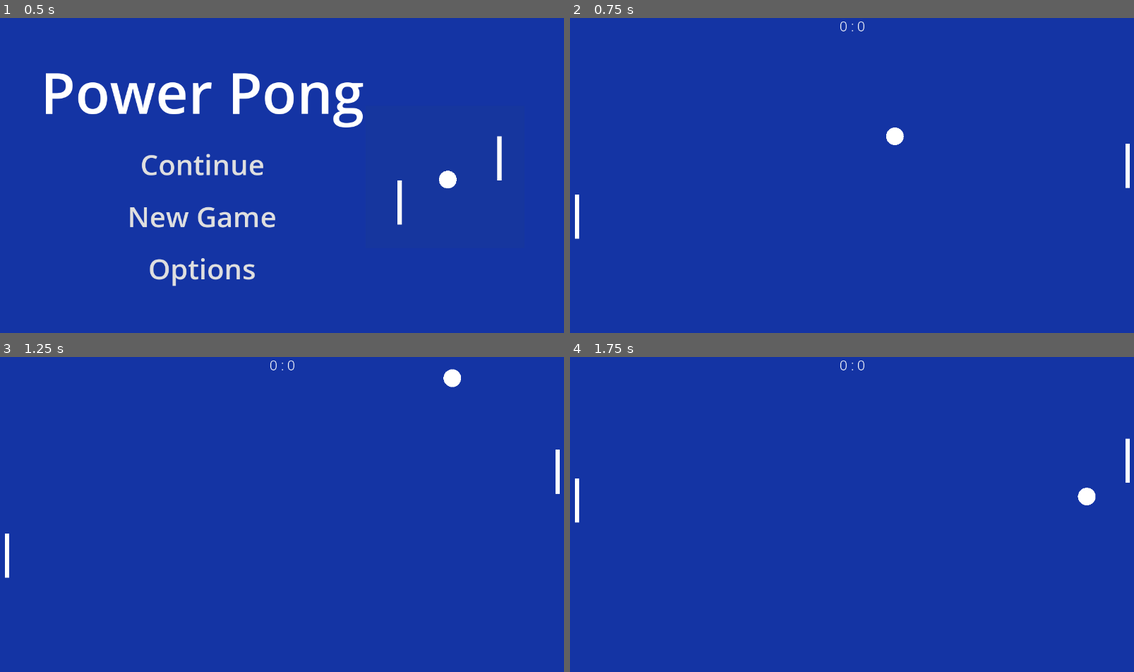
Above: before the commit, frames 1-4 (two rows, left to right).
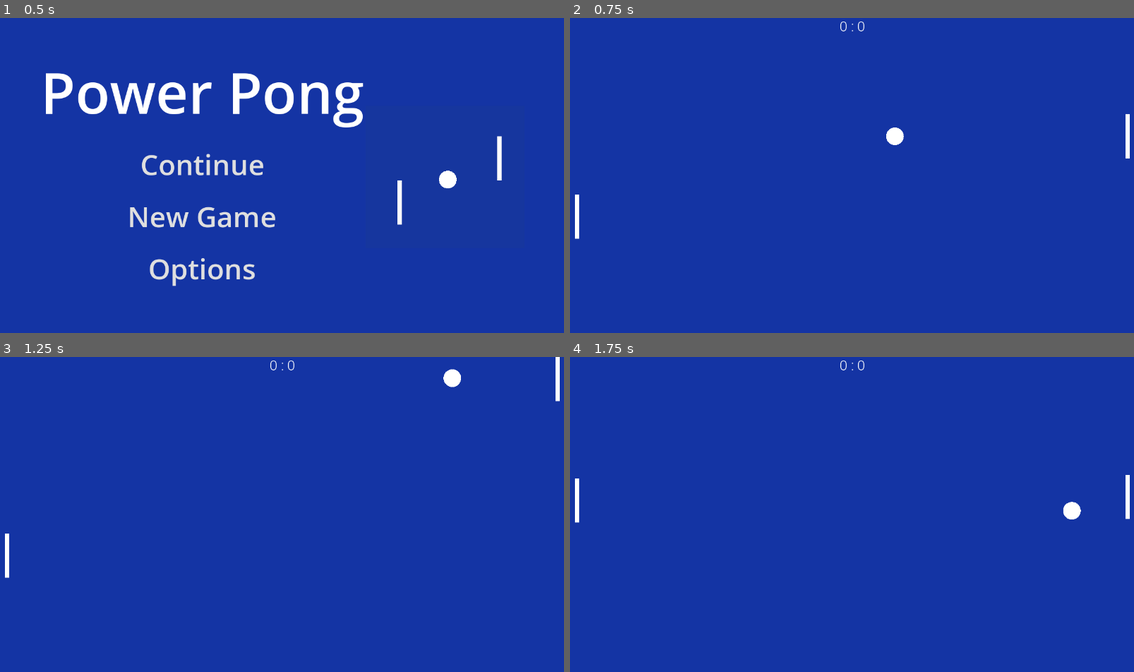
Above: after the commit, the same moments.

Repository: tjreed15/pong
Game: Godot game, scene res://scenes/menu/Menu.tscn
Two runs of this game, one before a commit and one after it. Both use one fixed random seed, a clock stepped at 60 frames per second and the inputs below.
Inputs (mouse positions are in pixels of both pictures, inside the frame that each line leads up to):
- Up to frame 1 (0.5 s): no input
- Up to frame 2 (0.75 s): click "New Game" at 0.5 s
- Up to frame 3 (1.25 s): no input
- Up to frame 4 (1.75 s): move the mouse to (976, 498) at 1.27 s

Frame 1 is identical in both runs. In frame 2, 0.1% of the frame differs, in the area x 98-100%, y 30-55%; in frame 3, 0.2%; in frame 4, 0.5%, in the area x 87-100%, y 25-52%.

Commit message:
Cleaned up controller code

Diff:
--- a/godot/controllers/AIController.gd
+++ b/godot/controllers/AIController.gd
@@ -1,13 +1,18 @@
 class_name AIController extends Node
 
-@export var maxSpeed: float = 150.0
+@export var maxSpeed: float = 1000.0
+@export var deviations: float = 3 # Number of stdevs to fall on paddle
 @export var lingerSpeed: float = maxSpeed/2.0
 
 @onready var paddle: Paddle = self.get_parent()
 @onready var ball: Ball = get_node("/root/Main/Ball")
 
-# Called every frame. 'delta' is the elapsed time since the previous frame.
-func _process(delta: float) -> void:
+var paddleOffset: float = 0
+
+func _ready() -> void:
+	SignalBus.ball_collided.connect(self.ball_collided)
+
+func _physics_process(delta: float) -> void:
 	if not self.ball:
 		return
 	if sign(self.ball.velocity.x) * sign(self.paddle.get_normal().x) == -1:
@@ -15,12 +20,16 @@
 	else:
 		self.__linger(delta)
 
+func ball_collided(_ball: Ball, with: Object) -> void:
+	if with == self.paddle:
+		self.paddleOffset = randfn(0, self.paddle.colorRect.size.y/(2*self.deviations))
+
 func __linger(delta: float):
-	self.__move_towards(720/2.0, self.lingerSpeed * delta)
+	self.__move_towards(Constants.SCREEN_CENTER.y, self.lingerSpeed * delta)
 
 func __move_towards_ball(delta: float):
-	self.__move_towards(self.ball.position.y, self.maxSpeed*delta)
+	self.__move_towards(self.ball.global_position.y - self.paddleOffset, self.maxSpeed*delta)
 
 func __move_towards(y_pos: float, speed: float):
 	var distance = y_pos - self.paddle.global_position.y
-	self.paddle.global_position.y += sign(distance) * min(abs(distance), speed)
+	self.paddle.move_and_collide(Vector2(0, sign(distance) * min(abs(distance), speed)))
--- a/godot/controllers/BallController.gd
+++ /dev/null
@@ -1,7 +0,0 @@
-extends Node
-
-@onready var ball: Ball = self.get_parent()
-
-func _on_ball_area_entered(area: Area2D) -> void:
-	if area.has_method("get_normal"):
-		ball.bounce(area.get_normal())
--- /dev/null
+++ b/godot/controllers/GameController.gd
@@ -0,0 +1,6 @@
+class_name GameController extends Node
+
+
+func _process(_delta: float) -> void:
+	if Input.is_action_just_pressed("pause"):
+		get_tree().paused = not get_tree().paused
--- a/godot/controllers/PlayerController.gd
+++ b/godot/controllers/PlayerController.gd
@@ -3,6 +3,6 @@
 
 @onready var paddle: Paddle = get_parent()
 
-func _process(_delta: float) -> void:
+func _physics_process(_delta: float) -> void:
 	var vel = Vector2(0, get_viewport().get_mouse_position().y - self.paddle.global_position.y)
-	paddle.move_and_collide(vel)
+	self.paddle.move_and_collide(vel)
--- a/godot/core/Ball.gd
+++ b/godot/core/Ball.gd
@@ -1,10 +1,13 @@
 class_name Ball extends CharacterBody2D
 
 const MAX_BOUNCE_ANGLE: float = PI/4
+const MIN_SPEED: float = 100
+const MAX_SPEED: float = 3000
 
 @onready var colorRect: ColorRect = $ColorRect
 @onready var collisionShape: CollisionShape2D = $CollisionShape2D
 
+@export var initial_speed: float = 800.0
 @export var color: Color = Color.WHITE :
 	set(new_value):
 		color = new_value
@@ -12,15 +15,18 @@
 			await ready
 		self.colorRect.color = new_value
 
-func _process(delta: float) -> void:
+func _physics_process(delta: float) -> void:
 	var collisionInfo = self.move_and_collide(self.velocity * delta)
 	if collisionInfo:
 		self.velocity = self.__get_velocity_from_collision(collisionInfo)
 		SignalBus.ball_collided.emit(self, collisionInfo.get_collider())
+
+func set_speed(speed: float) -> void:
+	self.velocity = self.velocity.normalized() * clampf(speed, MIN_SPEED, MAX_SPEED)
 
 func __get_velocity_from_collision(collisionInfo: KinematicCollision2D) -> Vector2:
 	var vel = self.velocity.bounce(collisionInfo.get_normal())
 	var normalized_vel = Vector2(abs(vel.x), vel.y).normalized()
 	var angle = clamp(normalized_vel.angle(), -MAX_BOUNCE_ANGLE, MAX_BOUNCE_ANGLE)
 	var vel_dir = Vector2.RIGHT.rotated(angle)
-	return Vector2(vel_dir.x * sign(vel.x), vel_dir.y) * vel.length()
+	return Vector2(vel_dir.x * sign(vel.x), vel_dir.y) * min(vel.length(), MAX_SPEED)
--- a/godot/core/Ball.tscn
+++ b/godot/core/Ball.tscn
@@ -1,7 +1,6 @@
-[gd_scene load_steps=6 format=3 uid="uid://b328b8ccqd1f8"]
+[gd_scene load_steps=5 format=3 uid="uid://b328b8ccqd1f8"]
 
 [ext_resource type="Script" path="res://core/Ball.gd" id="1_ea8pi"]
-[ext_resource type="Script" path="res://controllers/BallController.gd" id="2_7hbrc"]
 
 [sub_resource type="Shader" id="Shader_vtvul"]
 code = "shader_type canvas_item;
@@ -35,6 +34,3 @@
 [node name="CollisionShape2D" type="CollisionShape2D" parent="."]
 visible = false
 shape = SubResource("CapsuleShape2D_0lfiy")
-
-[node name="BallController" type="Node" parent="."]
-script = ExtResource("2_7hbrc")
--- a/godot/powerups/AccelerationPowerUp.gd
+++ b/godot/powerups/AccelerationPowerUp.gd
@@ -1,4 +1,6 @@
 class_name AccelerationPowerUp extends Node
+
+const ACCURATE_DIST: float = 20.0
 
 @export var min_paddle_speed: float = 400
 @export var power_up_delay: float = 0.5
@@ -16,10 +18,16 @@
 	self.timer.one_shot = true
 
 func hit_ball(ball: Ball):
-	if not timer.is_stopped():
-		ball.velocity *= self.ball_speed_up
+	var is_speeding = not self.timer.is_stopped()
+	var is_accurate = (ball.global_position.y - self.paddle.global_position.y) < ACCURATE_DIST
+	if is_speeding:
+		self.timer.stop()
+		ball.set_speed(ball.velocity.length() * self.ball_speed_up)
+	elif is_accurate:
+		ball.set_speed(ball.initial_speed)
 
-func _process(delta: float) -> void:
+
+func _physics_process(delta: float) -> void:
 	var dist = self.paddle.global_position.y - self.pervious_position
 	self.pervious_position = self.paddle.global_position.y
 	var speed = dist / delta
--- a/godot/project.godot
+++ b/godot/project.godot
@@ -24,6 +24,14 @@
 window/size/viewport_height=720
 window/stretch/mode="viewport"
 
+[input]
+
+pause={
+"deadzone": 0.5,
+"events": [Object(InputEventKey,"resource_local_to_scene":false,"resource_name":"","device":-1,"window_id":0,"alt_pressed":false,"shift_pressed":false,"ctrl_pressed":false,"meta_pressed":false,"pressed":false,"keycode":0,"physical_keycode":4194305,"key_label":0,"unicode":0,"echo":false,"script":null)
+]
+}
+
 [physics]
 
 2d/default_gravity=0.0
--- a/godot/scenes/main/Main.gd
+++ b/godot/scenes/main/Main.gd
@@ -1,7 +1,6 @@
 extends Node
 
-const CENTER = Vector2(1280/2.0, 720/2.0)
-const BALL_SPEED = 800
+
 const WINNING_SCORE = 7
 const SCORE_DELIMETER = " : "
 const END_GAME_TIME = 1.5
@@ -17,8 +16,9 @@
 	serve()
 
 func serve() -> void:
-	self.ball.position = CENTER
-	self.ball.velocity = self.server.get_normal().rotated(randf_range(-PI/4, PI/4)) * BALL_SPEED
+	self.ball.position = Constants.SCREEN_CENTER
+	self.ball.velocity = self.server.get_normal().rotated(randf_range(-PI/4, PI/4))
+	self.ball.set_speed(self.ball.initial_speed)
 
 func update_score(scorer: Player) -> int:
 	self.playerScores[str(scorer)] += 1
--- a/godot/scenes/main/Main.tscn
+++ b/godot/scenes/main/Main.tscn
@@ -1,7 +1,8 @@
-[gd_scene load_steps=12 format=3 uid="uid://duah3hdq36032"]
+[gd_scene load_steps=13 format=3 uid="uid://duah3hdq36032"]
 
 [ext_resource type="Script" path="res://scenes/main/Main.gd" id="1_qn1pe"]
 [ext_resource type="FontFile" uid="uid://d0h7dd1w367ol" path="res://resources/Roboto-Light.ttf" id="2_1vct0"]
+[ext_resource type="Script" path="res://controllers/GameController.gd" id="2_i13ct"]
 [ext_resource type="PackedScene" uid="uid://b328b8ccqd1f8" path="res://core/Ball.tscn" id="3_anlmv"]
 [ext_resource type="PackedScene" uid="uid://dbj7w6iwwgmtw" path="res://core/Wall.tscn" id="4_m1snx"]
 [ext_resource type="Script" path="res://core/Player.gd" id="5_i38mm"]
@@ -17,6 +18,10 @@
 
 [node name="Main" type="Node"]
 script = ExtResource("1_qn1pe")
+
+[node name="GameController" type="Node" parent="."]
+process_mode = 3
+script = ExtResource("2_i13ct")
 
 [node name="Background" type="ColorRect" parent="."]
 anchors_preset = 15
@@ -83,5 +88,8 @@
 [node name="AIController" type="Node" parent="Player2/Paddle"]
 script = ExtResource("10_rbn2i")
 
+[node name="AccelerationPowerUp" type="Node" parent="Player2/Paddle"]
+script = ExtResource("9_nkclw")
+
 [connection signal="scored_on" from="Player1/Goal" to="." method="_on_player_scored_on"]
 [connection signal="scored_on" from="Player2/Goal" to="." method="_on_player_scored_on"]
--- a/godot/scenes/menu/Menu.tscn
+++ b/godot/scenes/menu/Menu.tscn
@@ -1,7 +1,7 @@
 [gd_scene load_steps=8 format=3 uid="uid://drxbg7oejieeo"]
 
 [ext_resource type="Script" path="res://scenes/menu/Menu.gd" id="1_w83ne"]
-[ext_resource type="Texture2D" uid="uid://bd5r6l08xe868" path="res://resources/Screen Shot 2023-11-25 at 10.42.46 PM.png" id="2_qk5pe"]
+[ext_resource type="Texture2D" uid="uid://bd5r6l08xe868" path="res://resources/Logo.png" id="2_kdst2"]
 
 [sub_resource type="StyleBoxEmpty" id="StyleBoxEmpty_ydys4"]
 
@@ -87,7 +87,7 @@
 
 [node name="Image" type="TextureRect" parent="MarginContainer/HSplitContainer/CenterContainer"]
 layout_mode = 2
-texture = ExtResource("2_qk5pe")
+texture = ExtResource("2_kdst2")
 
 [connection signal="pressed" from="MarginContainer/HSplitContainer/VBoxContainer/MenuOptions/Continue" to="." method="_on_continue_pressed"]
 [connection signal="pressed" from="MarginContainer/HSplitContainer/VBoxContainer/MenuOptions/New Game" to="." method="_on_new_game_pressed"]
--- /dev/null
+++ b/godot/utils/Constants.gd
@@ -0,0 +1,4 @@
+class_name Constants extends Node
+
+const SCREEN_SIZE = Vector2(1280.0, 720.0)
+const SCREEN_CENTER = SCREEN_SIZE / 2.0
--- a/godot/utils/MathUtils.gd
+++ b/godot/utils/MathUtils.gd
@@ -1,5 +1,12 @@
 class_name MathUtils extends Node
+
+const N_BUCKETS = 6
 
 static func average(arr: Array[float]) -> float:
 	var sum = arr.reduce(func(val, acc): return val+acc)
 	return sum / arr.size()
+
+
+static func clamp(vector: Vector2, max_size: float, min_size: float = 0.0) -> Vector2:
+	var size = vector.length()
+	return vector.normalized() * clampf(size, min_size, max_size)
Renamed: godot/resources/Screen Shot 2023-11-25 at 10.42.46 PM.png -> godot/resources/Logo.png
Not shown, changed: godot/resources/Logo.png.import
